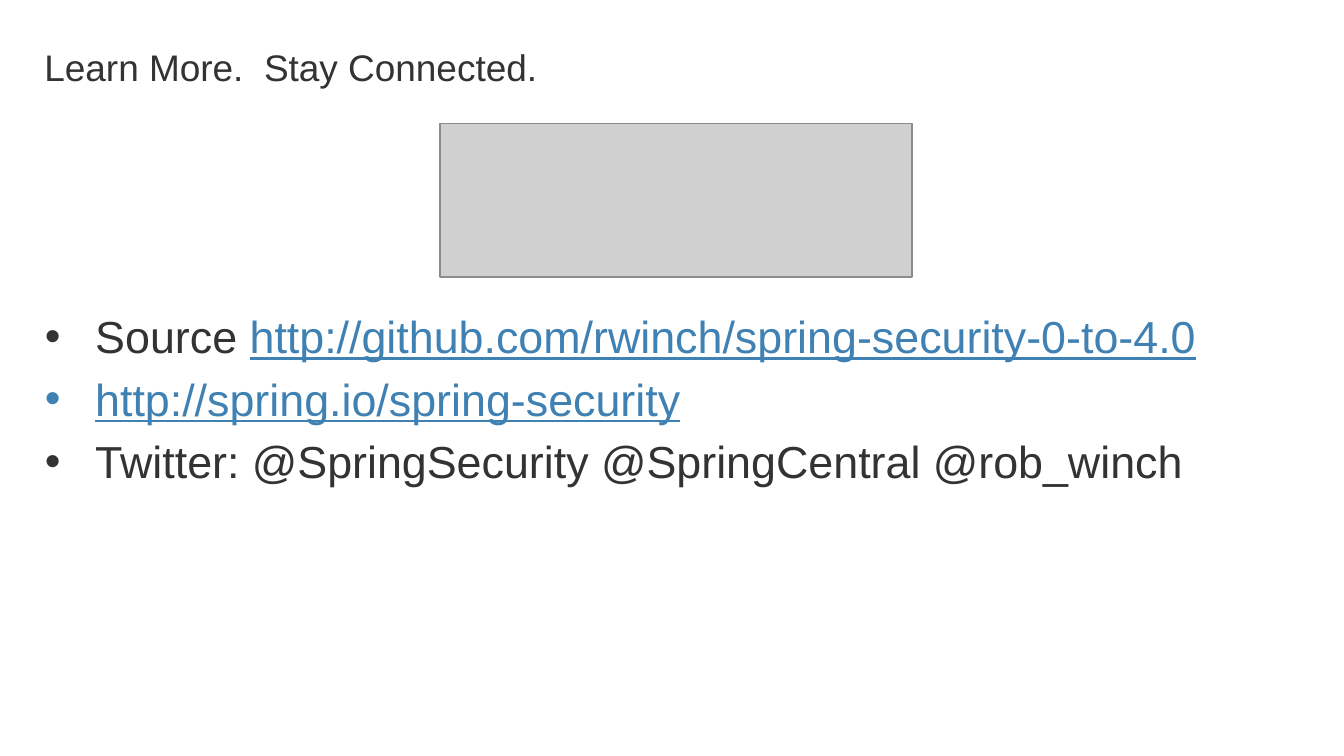
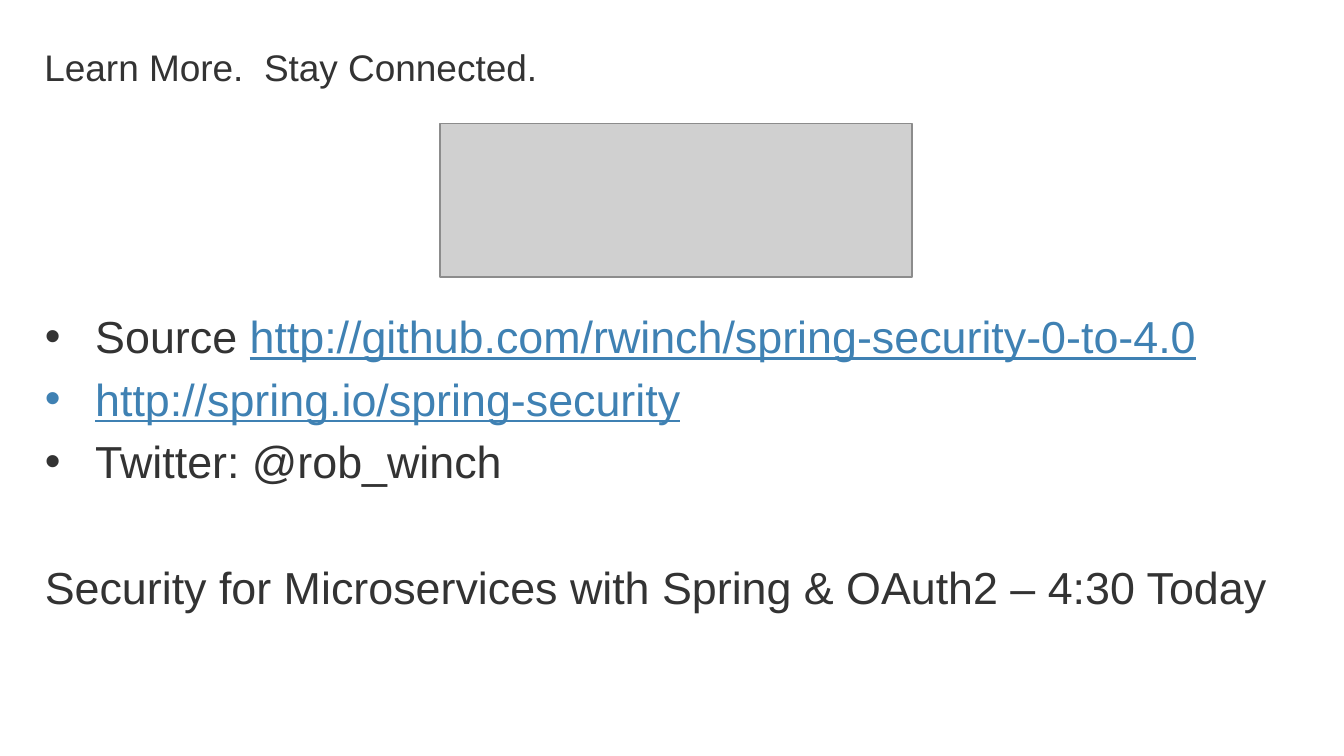
Before and after one commit to rwinch/spring-security-0-to-4.0, a slide deck: slide 96 of spring-security-0-to-4.0.pptx (slide 91 before the commit). Drawn at 1344x756 pixels with LibreOffice and Linux fonts; fonts in the diff are those of the drawing; grey boxes stand for pictures; background and template pictures are left out. Boxes give left, top, right and bottom in pixels: in the first picture for what was removed or moved away, otherwise in the second. Text is boxed around its words. In the diff, an @@ line names an element or a change of style, - is before the commit and + after.

```diff
--- a/spring-security-0-to-4.0.pptx
+++ b/spring-security-0-to-4.0.pptx
@@ text at [45, 445, 1267, 613]: text changed @@
-• Twitter: @SpringSecurity @SpringCentral @rob_winch
+• Twitter: @rob_winch
+Security for Microservices with Spring & OAuth2 – 4:30 Today
```
Also in this commit, not shown: 7 other slides changed, 5 slides added, 3 other files.
